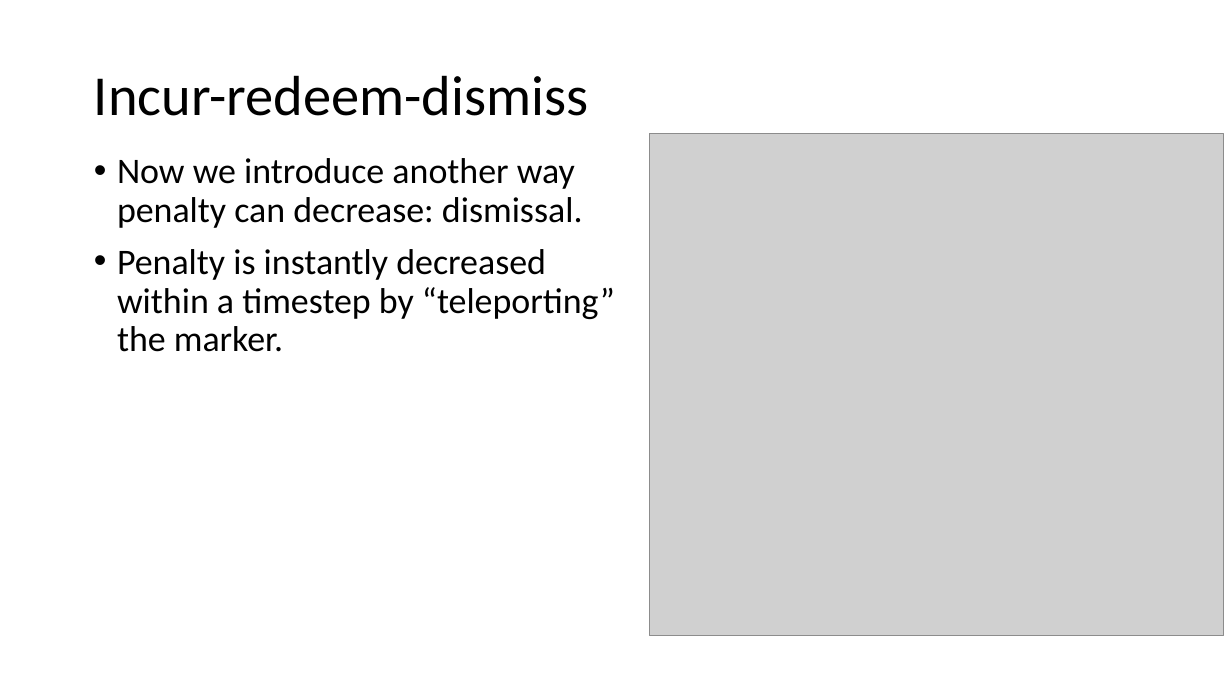
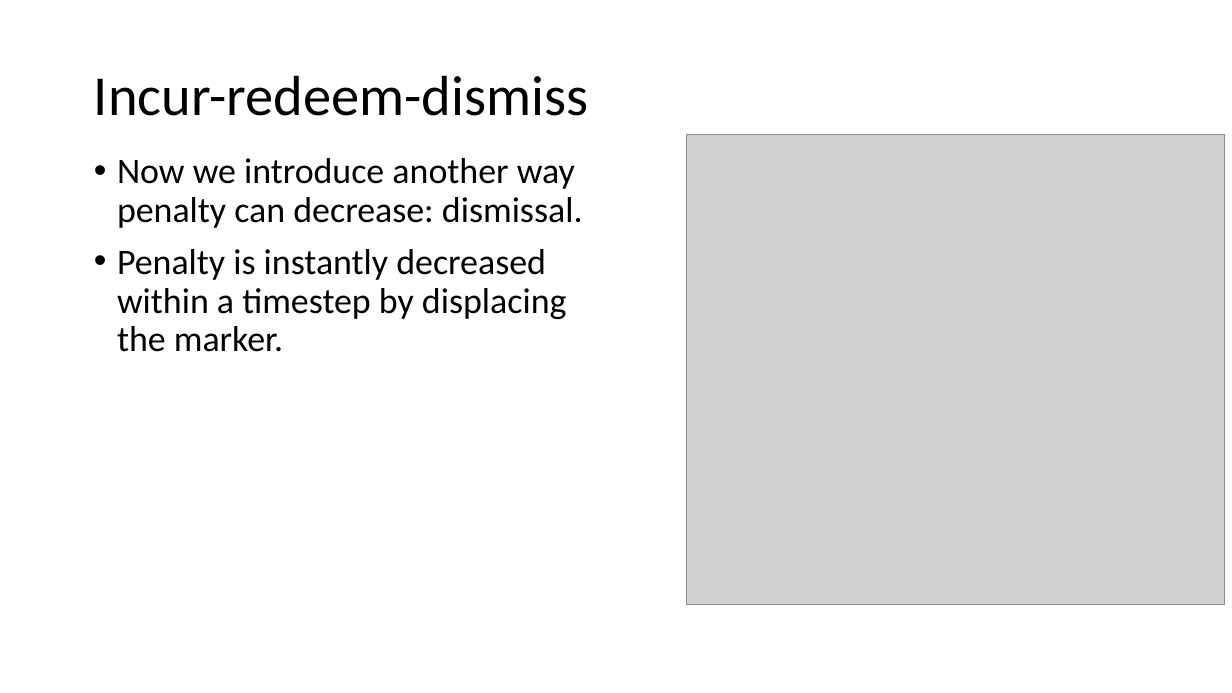
Before and after one commit to Daniel-Chin/droplet, a slide deck: slide 20 of APS_conf/slides.pptx (slide 19 before the commit). Drawn at 1232x693 pixels with LibreOffice and Linux fonts; fonts in the diff are those of the drawing; grey boxes stand for pictures. Boxes give left, top, right and bottom in pixels: in the first picture for what was removed or moved away, otherwise in the second. Text is boxed around its words. In the diff, an @@ line names an element or a change of style, - is before the commit and + after.

```diff
--- a/APS_conf/slides.pptx
+++ b/APS_conf/slides.pptx
@@ picture: place and size @@
-picture at [650,134,1224,637]
+picture at [687,135,1224,605]
@@ text at [117,249,567,352]: text changed @@
-• Penalty is instantly decreased within a timestep by “teleporting” the marker.
+• Penalty is instantly decreased within a timestep by displacing the marker.
```
Also in this commit, not shown: 9 other slides changed, 4 slides added, 3 slides removed, 1 other file.
